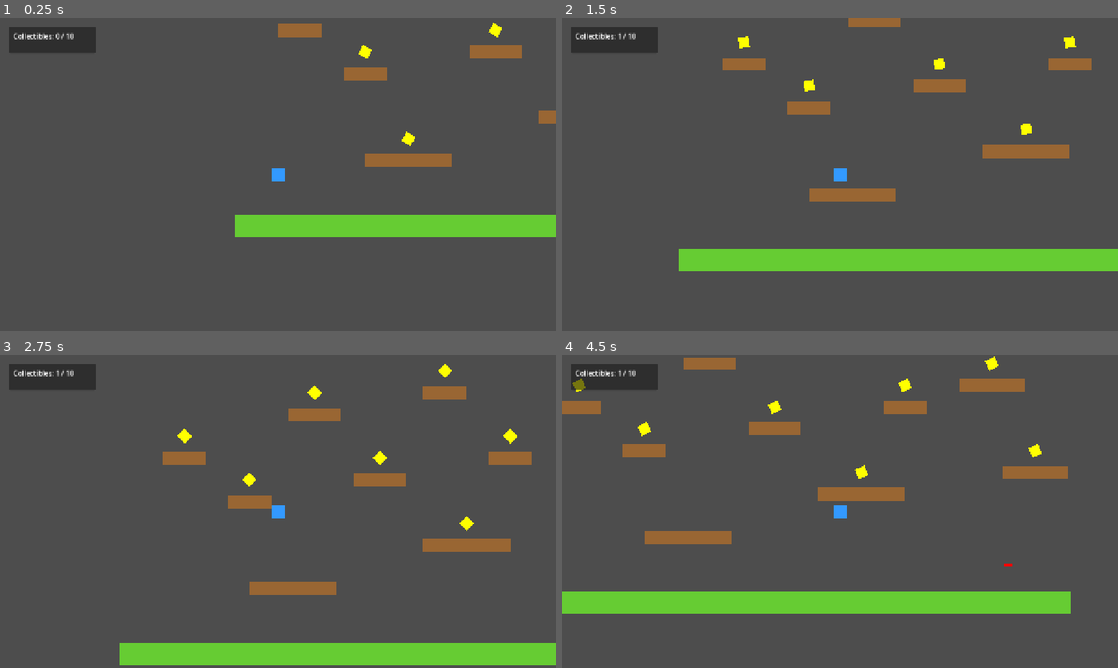
Above: before the commit, frames 1-4 (two rows, left to right).
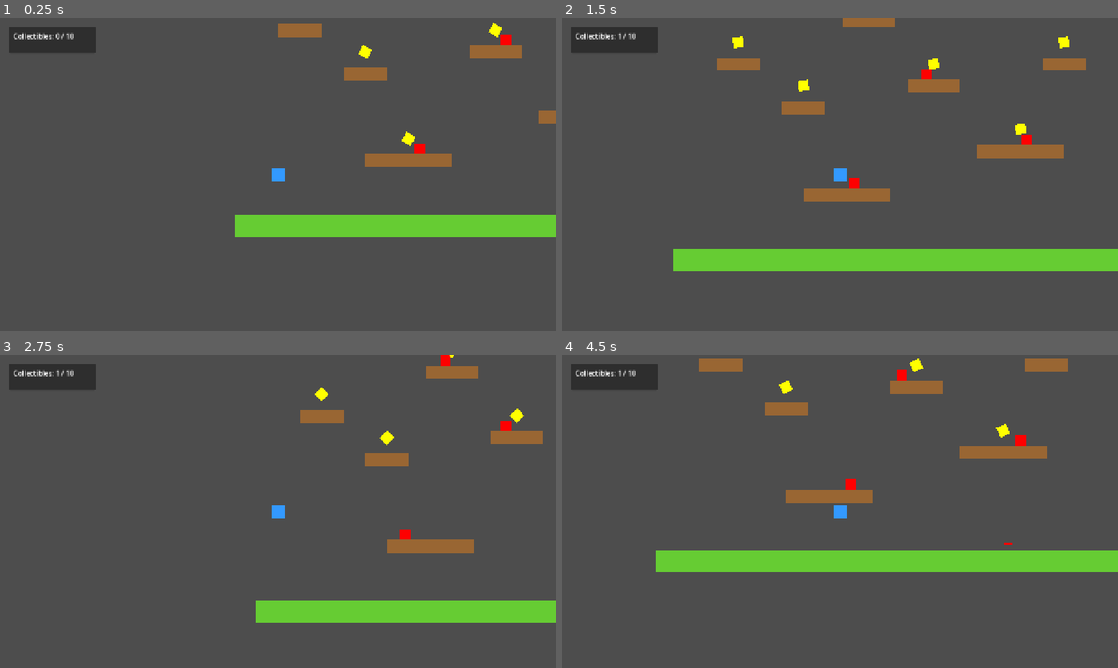
Above: after the commit, the same moments.

Repository: sniderg/math_game
Game: Godot game, scene res://scenes/Level.tscn
The game is run twice, just before and just after one commit, with the same random seed, the same clock (stepped at 60 frames per second) and the same inputs.
Inputs:
- Up to frame 1 (0.25 s): no input
- Up to frame 2 (1.5 s): hold D (move_right) from 0.53 s (still down); tap Space (jump) at 0.6, 0.77, 1.07, 1.35 s
- Up to frame 3 (2.75 s): tap Space (jump) at 1.52, 1.82, 2.1 s; release D (move_right) at 2.03 s; hold A (move_left) from 2.03 s (still down)
- Up to frame 4 (4.5 s): release A (move_left) at 2.78 s; hold D (move_right) 2.78-4.28 s; tap Space (jump) at 2.85, 3.02, 3.32, 3.6, 3.77, 4.07, 4.35 s; tap Escape (shoot) at 4.15 s; hold A (move_left) from 4.28 s (still down)

The runs differ from the first frame. In frame 1, 0.1% of the frame differs, in the area x 74-92%, y 5-44%; in frame 2, 1.2%; in frame 3, 14%; in frame 4, 18%, in the area x 0-100%, y 0-83%.
Error before the commit: Parse Error: Identifier "body_entered" not declared in the current scope. (res://scripts/Enemy.gd:26)

Commit message:
Add enemy collision detection, audio system, and improved laser mechanics

Diff:
--- a/scenes/Level.tscn
+++ b/scenes/Level.tscn
@@ -23,11 +23,11 @@
 [sub_resource type="RectangleShape2D" id="RectangleShape2D_6"]
 size = Vector2(120, 30)
 
+[sub_resource type="RectangleShape2D" id="RectangleShape2D_7"]
+size = Vector2(24, 24)
+
 [sub_resource type="CircleShape2D" id="CircleShape2D_1"]
 radius = 20.0
-
-[sub_resource type="RectangleShape2D" id="RectangleShape2D_7"]
-size = Vector2(24, 24)
 
 [node name="Level" type="Node2D"]
 script = ExtResource("1_0x8qx")
@@ -40,7 +40,6 @@
 shape = SubResource("RectangleShape2D_1")
 
 [node name="Camera2D" type="Camera2D" parent="Player"]
-enabled = true
 
 [node name="Platforms" type="Node2D" parent="."]
 
--- a/scripts/Collectible.gd
+++ b/scripts/Collectible.gd
@@ -4,6 +4,8 @@
 
 @export var collectible_value = 1
 @export var rotation_speed = 2.0
+
+var collect_sound_player = null
 
 func _ready():
 	# Add to collectibles group
@@ -18,6 +20,10 @@
 	body_entered.connect(_on_body_entered)
 
 	print("Collectible collision layer: ", collision_layer, " mask: ", collision_mask)
+
+	# Create audio player
+	collect_sound_player = AudioStreamPlayer.new()
+	add_child(collect_sound_player)
 
 func _process(delta):
 	# Rotate the collectible for visual effect
@@ -48,8 +54,10 @@
 	queue_free()
 
 func play_collect_sound():
-	# Simple sound effect - just print for now
-	print("🎵 Collectible collected! (Sound effect)")
+	if collect_sound_player and collect_sound_player.stream:
+		collect_sound_player.play()
+	else:
+		print("🎵 Collectible collected! (Sound effect)")
 
 func play_collect_animation():
 	# Create a simple collection animation
--- a/scripts/Enemy.gd
+++ b/scripts/Enemy.gd
@@ -17,16 +17,12 @@
 
 	# Set up collision layers
 	collision_layer = 4  # Enemy is on layer 4
-	collision_mask = 2   # Enemy can collide with layer 2 (player)
+	collision_mask = 3   # Enemy can collide with layer 1 (platforms) and layer 2 (player)
 
 	# Create enemy sprite
 	create_enemy_sprite()
 
-	# Connect collision signals
-	body_entered.connect(_on_body_entered)
-	area_entered.connect(_on_area_entered)
-
-	print("Enemy spawned at position: ", global_position)
+	print("Enemy spawned at position: ", global_position, " with collision layer: ", collision_layer, " mask: ", collision_mask)
 
 func _physics_process(delta):
 	if not is_alive:
@@ -46,14 +42,37 @@
 
 	velocity.x = speed * patrol_direction
 
+	# Check if we're about to walk off a platform
+	if is_on_floor():
+		# Cast a ray to see if there's ground ahead
+		var space_state = get_world_2d().direct_space_state
+		var query = PhysicsRayQueryParameters2D.create(
+			global_position + Vector2(patrol_direction * 20, 0),
+			global_position + Vector2(patrol_direction * 20, 50),
+			1  # Only check layer 1 (platforms)
+		)
+		var result = space_state.intersect_ray(query)
+
+		if not result:
+			# No ground ahead, turn around
+			patrol_direction *= -1
+
 	move_and_slide()
 
+	# Check for collisions with the player
+	for i in range(get_slide_collision_count()):
+		var collision = get_slide_collision(i)
+		if collision.get_collider().is_in_group("player"):
+			collision.get_collider().die()
+
 func _on_body_entered(body):
+	print("Enemy body_entered signal triggered with: ", body.name, " groups: ", body.get_groups())
 	if body.is_in_group("player"):
 		print("Enemy touched player! Player dies!")
 		body.die()
 
 func _on_area_entered(area):
+	print("Enemy area_entered signal triggered with: ", area.name, " groups: ", area.get_groups())
 	if area.is_in_group("lasers"):
 		print("Enemy hit by laser! Enemy dies!")
 		die()
--- a/scripts/Player.gd
+++ b/scripts/Player.gd
@@ -8,6 +8,9 @@
 var is_alive = true
 var death_y_position = 800  # Y position where player dies if they fall
 var facing_direction = 1  # 1 for right, -1 for left
+
+var jump_sound_player = null
+var laser_sound_player = null
 
 func _ready():
 	# Add player to the "player" group for collectible detection
@@ -22,6 +25,16 @@
 
 	# Create simple player sprite
 	create_player_sprite()
+
+	# Create audio players
+	jump_sound_player = AudioStreamPlayer.new()
+	add_child(jump_sound_player)
+	laser_sound_player = AudioStreamPlayer.new()
+	add_child(laser_sound_player)
+
+	# Load sounds
+	laser_sound_player.stream = load("res://assets/sounds/laser.mp3")
+	jump_sound_player.stream = load("res://assets/sounds/jump.mp3")
 
 func _physics_process(delta):
 	if not is_alive:
@@ -56,6 +69,12 @@
 
 	move_and_slide()
 
+	# Check for collisions with enemies
+	for i in range(get_slide_collision_count()):
+		var collision = get_slide_collision(i)
+		if collision.get_collider().is_in_group("enemies"):
+			die()
+
 func _input(event):
 	# Handle shooting
 	if event.is_action_pressed("shoot"):
@@ -68,8 +87,10 @@
 	get_parent()._on_player_fell()
 
 func play_jump_sound():
-	# Simple jump sound effect
-	print("🔊 Jump sound!")
+	if jump_sound_player and jump_sound_player.stream:
+		jump_sound_player.play()
+	else:
+		print("🔊 Jump sound! (No audio file loaded)")
 
 func shoot_laser():
 	# Create a laser projectile
@@ -79,6 +100,13 @@
 	# Set up collision layers for laser
 	laser.collision_layer = 8  # Laser is on layer 8
 	laser.collision_mask = 4   # Laser can hit layer 4 (enemies)
+	laser.body_entered.connect(func(body):
+		if body.is_in_group("enemies"):
+			body.die()
+		laser.queue_free()
+	)
+
+	print("Laser created with collision layer: ", laser.collision_layer, " mask: ", laser.collision_mask)
 
 	# Add collision shape
 	var collision_shape = CollisionShape2D.new()
@@ -113,8 +141,10 @@
 	tween.tween_callback(laser.queue_free)
 
 func play_laser_sound():
-	# Simple laser sound effect
-	print("💥 Laser sound!")
+	if laser_sound_player and laser_sound_player.stream:
+		laser_sound_player.play()
+	else:
+		print("💥 Laser sound! (No audio file loaded)")
 
 func create_player_sprite():
 	# Create a simple player sprite with ColorRect
@@ -124,3 +154,9 @@
 	sprite.color = Color(0.2, 0.6, 1, 1)  # Blue color
 	sprite.position = Vector2(-16, -16)  # Center the sprite
 	add_child(sprite)
+
+func _on_body_entered(body):
+	print("Player body_entered signal triggered with: ", body.name, " groups: ", body.get_groups())
+	if body.is_in_group("enemies"):
+		print("Player touched enemy! Player dies!")
+		die()
Not shown, added: assets/sounds/jump.mp3.import
Not shown, added: assets/sounds/laser.mp3.import
Not shown: 1 places in scenes/Level.tscn that only renumber resources
Not shown, added: scripts/Enemy.gd.uid
Not shown, added: .DS_Store
Not shown, added: assets/.DS_Store
Not shown, added: assets/sounds/jump.mp3
Not shown, added: assets/sounds/laser.mp3
